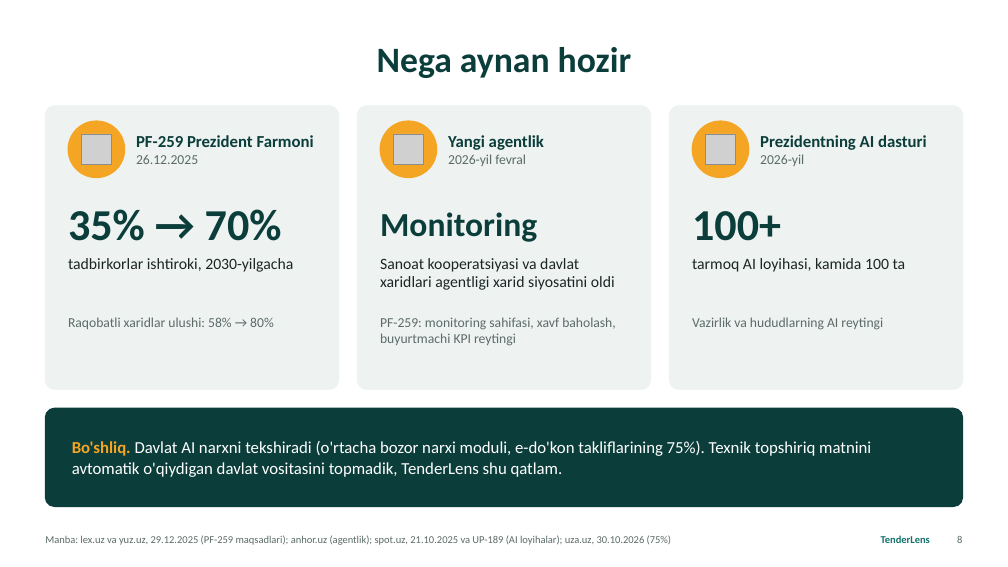
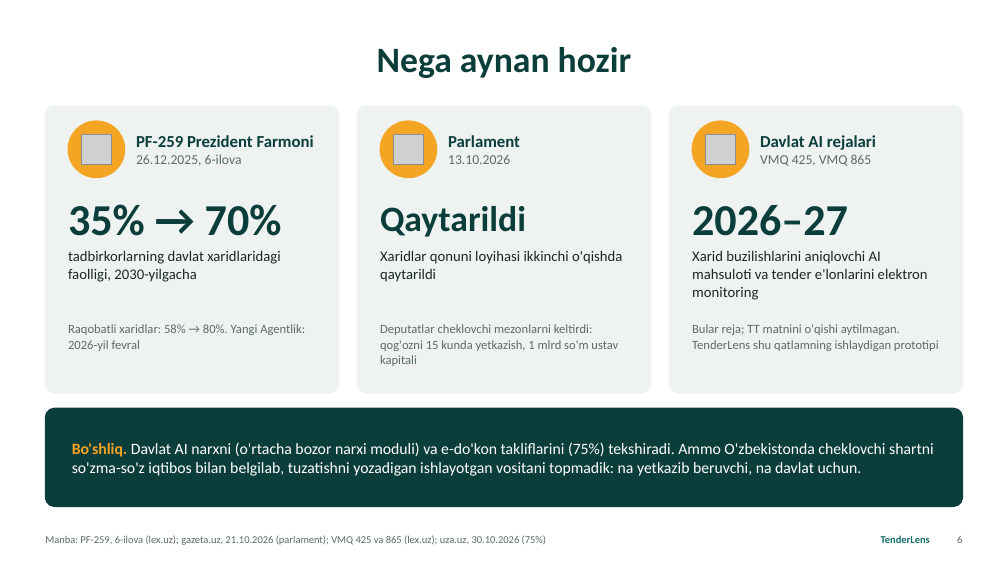
Before and after one commit to kamol1dn/tenderlens, a slide deck: slide 6 of tenderlens/deck/TenderLens.pptx (slide 8 before the commit). Drawn at 1008x567 pixels with LibreOffice and Linux fonts; fonts in the diff are those of the drawing; grey boxes stand for pictures. Boxes give left, top, right and bottom in pixels: in the first picture for what was removed or moved away, otherwise in the second. Text is boxed around its words. In the diff, an @@ line names an element or a change of style, - is before the commit and + after.

```diff
--- a/tenderlens/deck/TenderLens.pptx
+++ b/tenderlens/deck/TenderLens.pptx
@@ rounded rectangle: place and size @@
-rounded rectangle at (45,106,339,389)
+rounded rectangle at (45,106,339,393)
@@ rounded rectangle: place and size @@
-rounded rectangle at (358,106,651,389)
+rounded rectangle at (358,106,651,393)
@@ rounded rectangle: place and size @@
-rounded rectangle at (670,106,963,389)
+rounded rectangle at (670,106,963,393)
@@ text at (448,135,520,164): text changed @@
-Yangi agentlik
-2026-yil fevral
+Parlament
+13.10.2026
@@ text at (760,135,876,166): text changed @@
-Prezidentning AI dasturi
-2026-yil
+Davlat AI rejalari
+VMQ 425, VMQ 865
@@ text at (136,154,242,166): text changed @@
-26.12.2025
+26.12.2025, 6-ilova
@@ text "35% → 70%": place and size @@
-text "35% → 70%" at (68,209,282,241)
+text "35% → 70%" at (68,204,282,236)
@@ text at (380,206,526,237): text changed; size 32 to 34 pt @@
-Monitoring
+Qaytarildi
@@ text at (692,205,848,236): text changed @@
-100+
+2026–27
@@ text at (68,250,280,282): text changed; size 15 to 14 pt @@
-tadbirkorlar ishtiroki, 2030-yilgacha
+tadbirkorlarning davlat xaridlaridagi faolligi, 2030-yilgacha
@@ text at (380,250,622,282): text changed; size 15 to 14 pt @@
-Sanoat kooperatsiyasi va davlat xaridlari agentligi xarid siyosatini oldi
+Xaridlar qonuni loyihasi ikkinchi o'qishda qaytarildi
@@ text at (692,250,928,300): text changed; size 15 to 14 pt @@
-tarmoq AI loyihasi, kamida 100 ta
+Xarid buzilishlarini aniqlovchi AI mahsuloti va tender e'lonlarini elektron monitoring
@@ text at (68,324,305,351): text changed; size 13 to 12 pt @@
-Raqobatli xaridlar ulushi: 58% → 80%
+Raqobatli xaridlar: 58% → 80%. Yangi Agentlik: 2026-yil fevral
@@ text at (380,324,618,366): text changed; size 13 to 12 pt @@
-PF-259: monitoring sahifasi, xavf baholash, buyurtmachi KPI reytingi
+Deputatlar cheklovchi mezonlarni keltirdi: qog'ozni 15 kunda yetkazish, 1 mlrd so'm ustav kapitali
@@ text at (692,324,939,351): text changed; size 13 to 12 pt @@
-Vazirlik va hududlarning AI reytingi
+Bular reja; TT matnini o'qishi aytilmagan. TenderLens shu qatlamning ishlaydigan prototipi
@@ text at (72,442,934,476): text changed; size 16 to 15 pt @@
-Bo'shliq. Davlat AI narxni tekshiradi (o'rtacha bozor narxi moduli, e-do'kon takliflarining 75%). Texnik topshiriq matnini avtomatik o'qiydigan davlat vositasini topmadik, TenderLens shu qatlam.
+Bo'shliq. Davlat AI narxni (o'rtacha bozor narxi moduli) va e-do'kon takliflarini (75%) tekshiradi. Ammo O'zbekistonda cheklovchi shartni so'zma-so'z iqtibos bilan belgilab, tuzatishni yozadigan ishlayotgan vositani topmadik: na yetkazib beruvchi, na davlat uchun.
@@ text at (45,535,546,545): text changed @@
-Manba: lex.uz va yuz.uz, 29.12.2025 (PF-259 maqsadlari); anhor.uz (agentlik); spot.uz, 21.10.2025 va UP-189 (AI loyihalar); uza.uz, 30.10.2026 (75%)
+Manba: PF-259, 6-ilova (lex.uz); gazeta.uz, 21.10.2026 (parlament); VMQ 425 va 865 (lex.uz); uza.uz, 30.10.2026 (75%)
```
Also in this commit, not shown: 8 other slides changed, 4 slides added, 3 slides removed, 7 other files.
